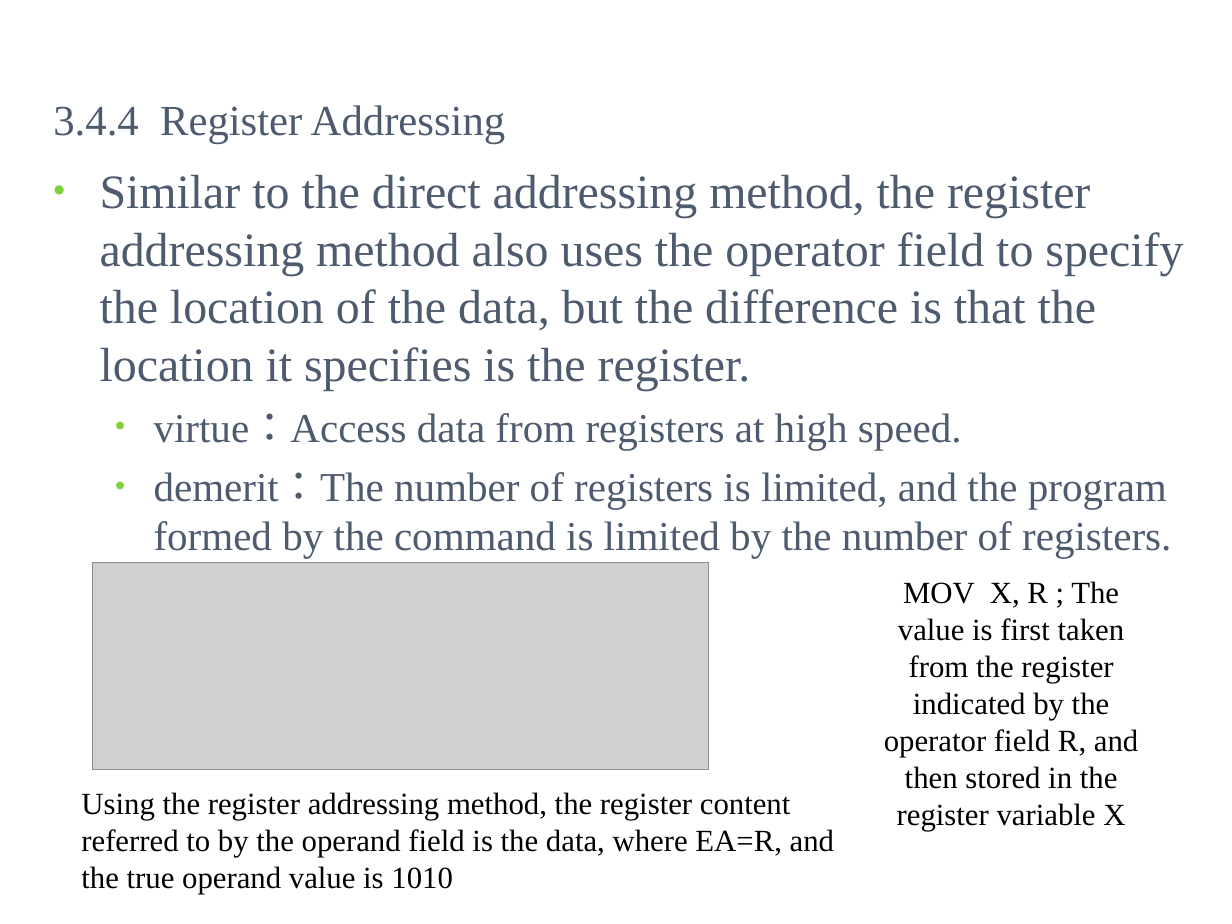
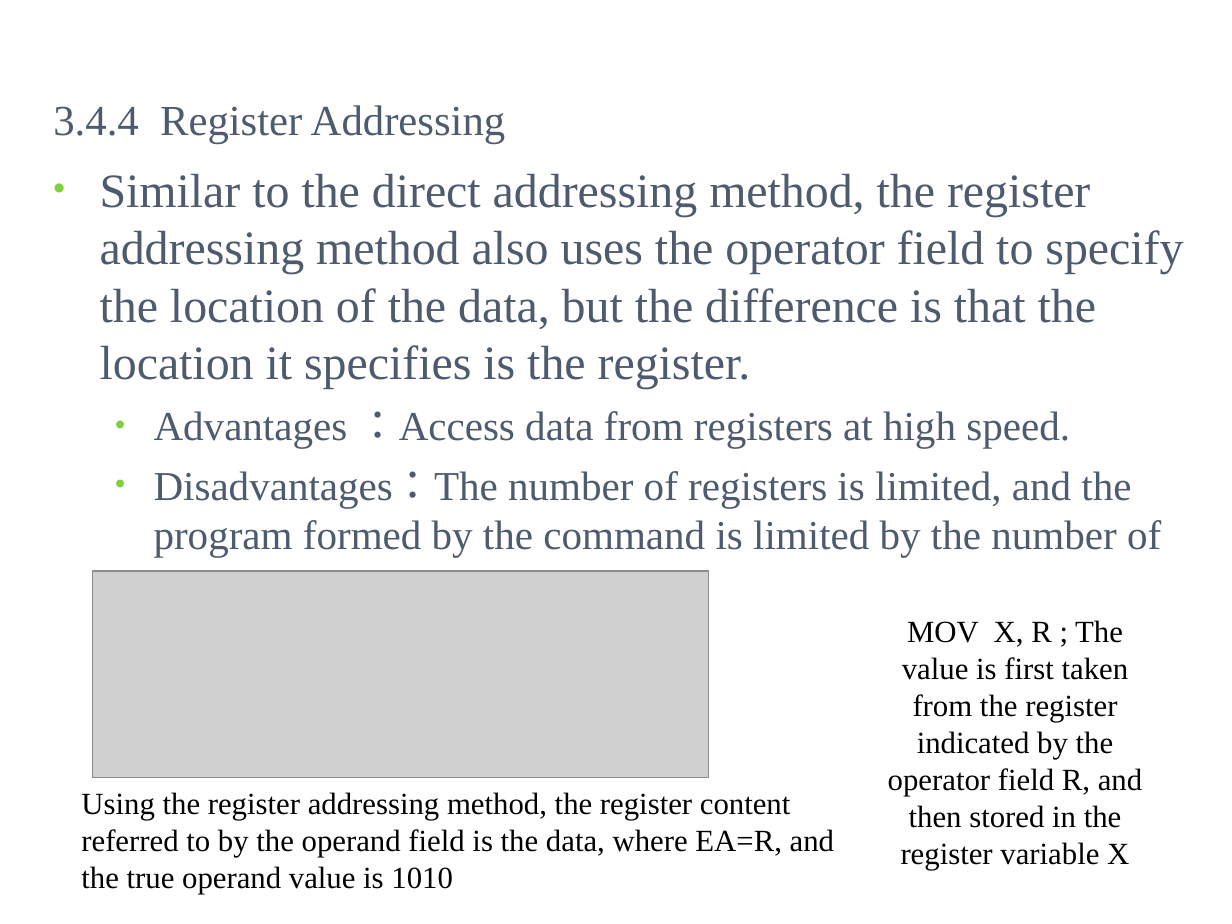
Before and after one commit to kevincdj3269-hash/CLASS-Comptuer-Architecture-, a slide deck: slide 70 of Course/ch03.ppt. Drawn at 1232x924 pixels with LibreOffice and Linux fonts; fonts in the diff are those of the drawing; grey boxes stand for pictures; background and template pictures are left out. Boxes give left, top, right and bottom in pixels: in the first picture for what was removed or moved away, otherwise in the second. Text is boxed around its words. In the diff, an @@ line names an element or a change of style, - is before the commit and + after.

```diff
--- a/Course/ch03.ppt
+++ b/Course/ch03.ppt
@@ text at (154, 411, 1161, 572): text changed @@
-  • virtue：Access data from registers at high speed.
-  • demerit：The number of registers is limited, and the program formed by the command is limited by the number of registers.
+  • Advantages ：Access data from registers at high speed.
+  • Disadvantages：The number of registers is limited, and the program formed by the command is limited by the number of registers.
@@ picture: place and size @@
-picture at (92, 563, 708, 770)
+picture at (92, 572, 708, 779)
@@ text "MOV X, R ; The ...": place and size @@
-text "MOV X, R ; The ..." at (884, 581, 1138, 831)
+text "MOV X, R ; The ..." at (888, 620, 1142, 870)
```
Also in this commit, not shown: 41 other slides changed.
